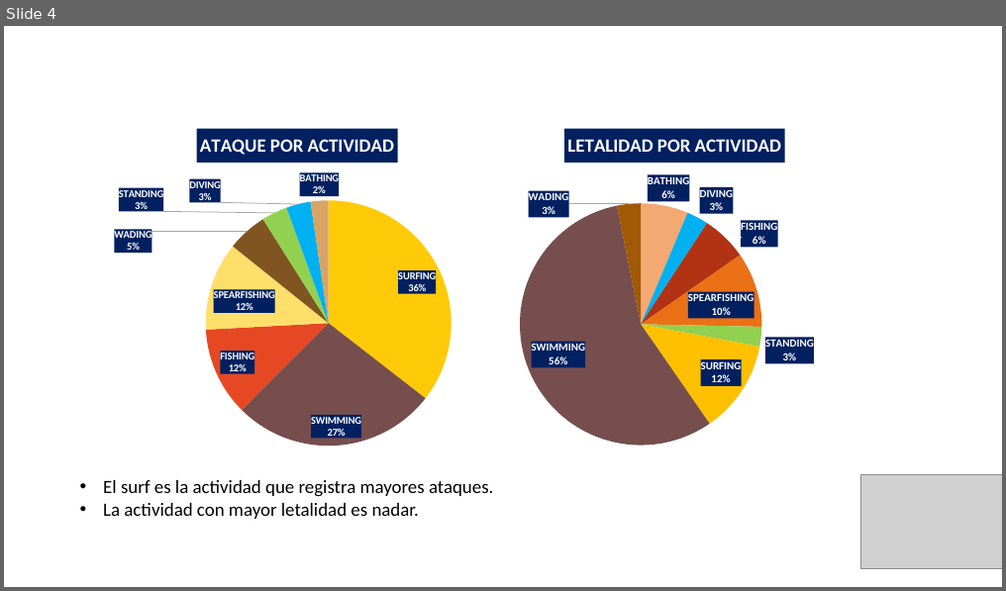
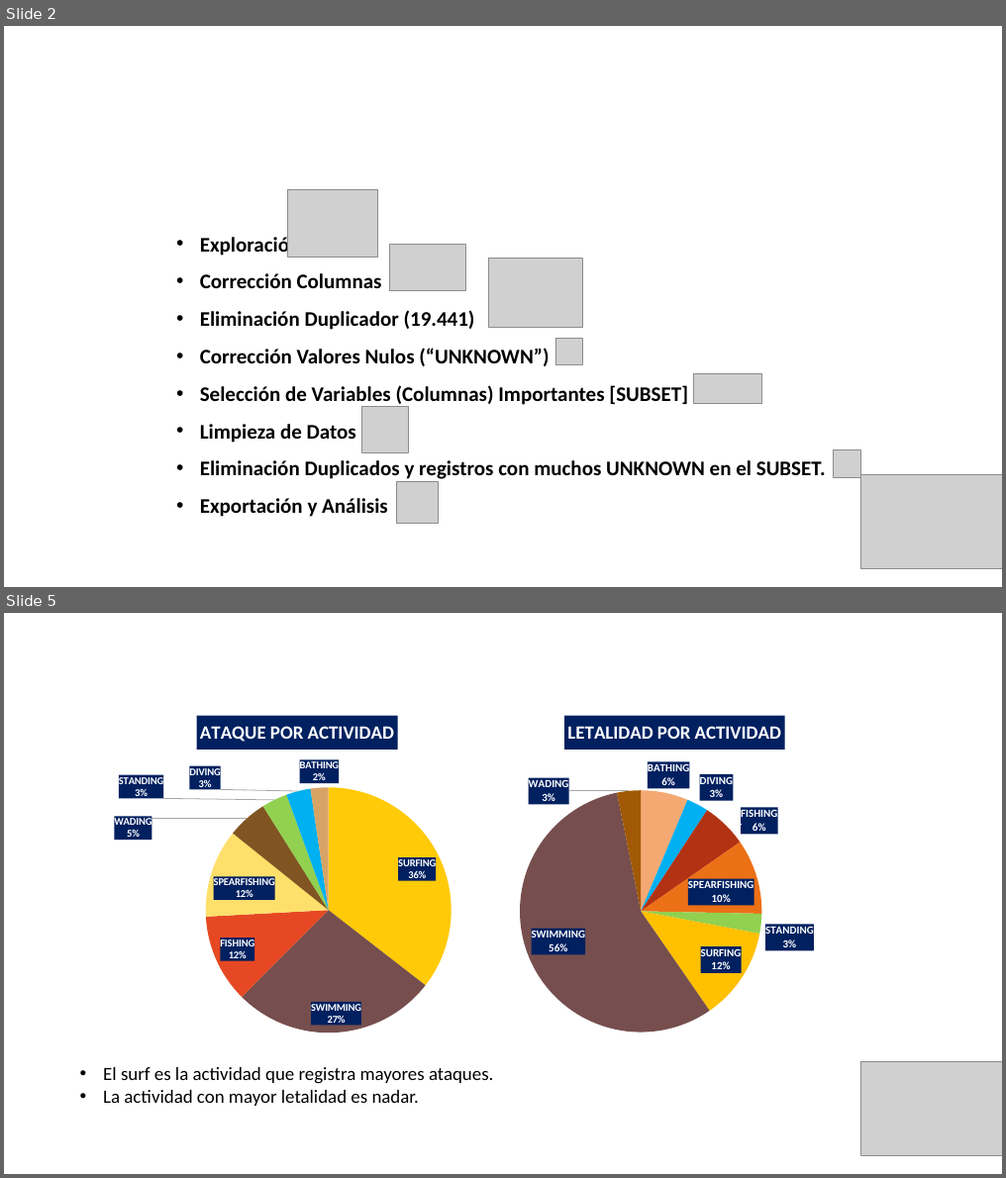
Before and after one commit to AdrianCiges/Proyecto-Sharks-Adri, a slide deck: Conclusiones Sharks.pptx. Shown one above the other, each under a label of ours: slide 4 before the commit, slides 2 and 5 after it; the slides between them are not shown. The pictures are 1006x591 and 1006x1178 pixels, drawn with LibreOffice and Linux fonts; fonts in the diff are those of the drawing; grey boxes stand for pictures; background and template pictures are left out. Boxes give left, top, right and bottom in pixels: in the first picture for what was removed or moved away, otherwise in the second. Text is boxed around its words. In the diff, an @@ line names an element or a change of style, - is before the commit and + after.

```diff
--- a/Conclusiones Sharks.pptx
+++ b/Conclusiones Sharks.pptx
@@ slide 2 added at (4,26,1002,587), background picture (left out) @@
@@ text added at (333,136,673,178), 28 pt, text #FFFFFF, bold @@
+RESUMEN DATA CLEANING
@@ picture added at (287,190,377,258) @@
@@ text added at (200,234,826,517), 20 pt, text #000000, bold @@
+• Exploración
+• Corrección Columnas
+• Eliminación Duplicador (19.441)
+• Corrección Valores Nulos (“UNKNOWN”)
+• Selección de Variables (Columnas) Importantes [SUBSET]
+• Limpieza de Datos
+• Eliminación Duplicados y registros con muchos UNKNOWN en el SUBSET.
+• Exportación y Análisis
@@ picture added at (389,244,465,291) @@
@@ picture added at (489,258,583,328) @@
@@ picture added at (555,338,583,366) @@
@@ picture added at (693,374,762,403) @@
@@ picture added at (362,407,409,454) @@
@@ picture added at (834,451,861,478) @@
@@ picture added at (396,481,439,523) @@
@@ picture added at (860,475,1002,570) @@
@@ what was slide 4 is now slide 5 @@
```
Also in this commit, not shown: 1 slide changed.
